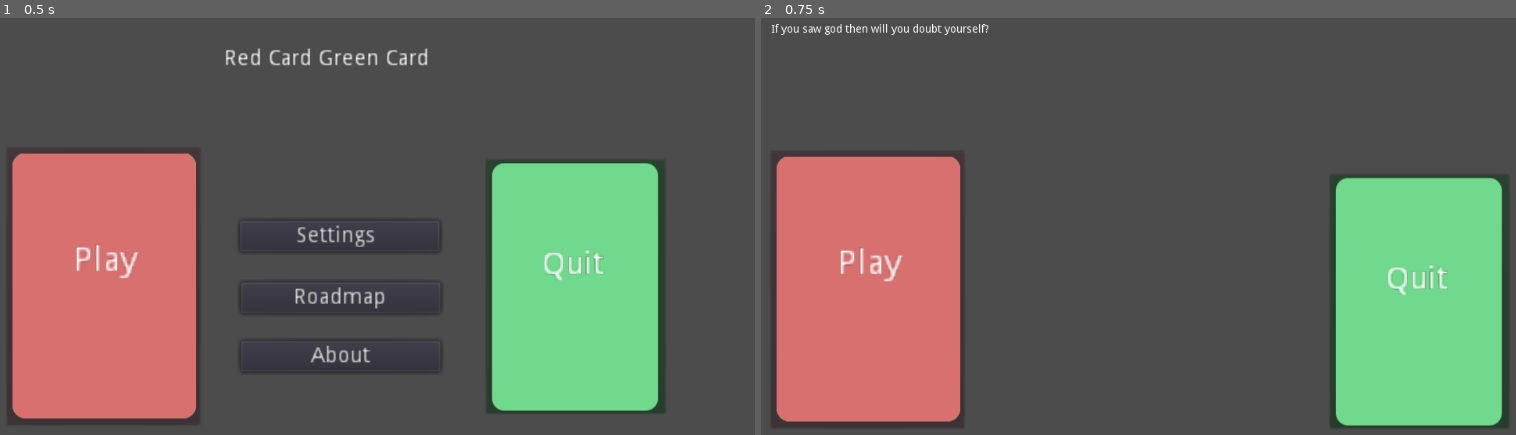
Above: before the commit, frames 1-2 (left to right).
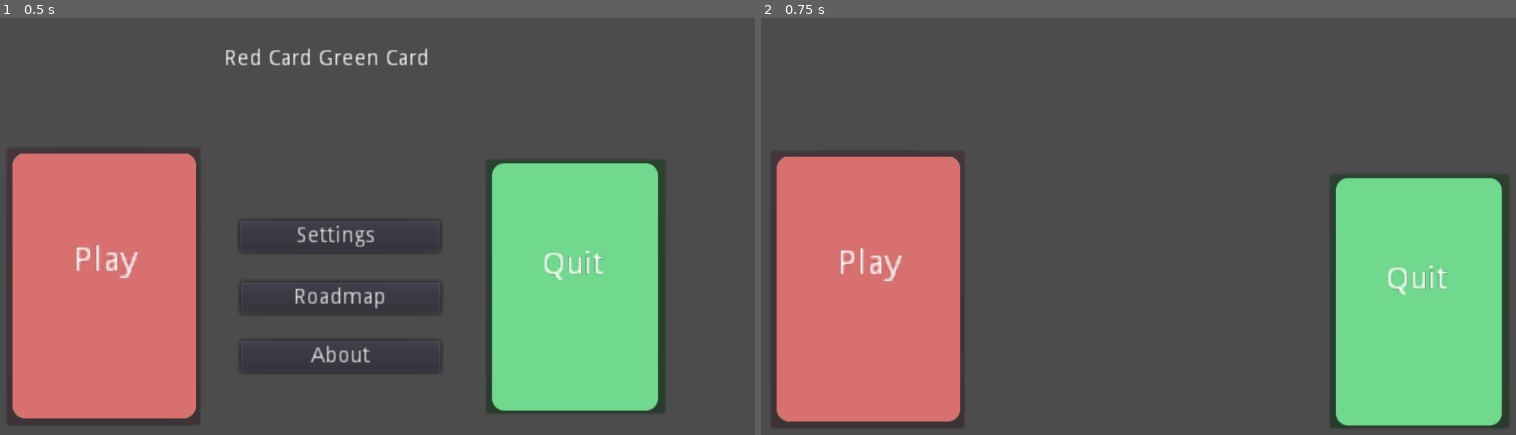
Above: after the commit, the same moments.

Repository: Nominprogramer/Game
Game: Godot game, scene res://Node2D.tscn
Same seed, same stepped clock (60 frames per second), same inputs: the game is played once before the commit and once after it.
Inputs (mouse positions are in pixels of both pictures, inside the frame that each line leads up to):
- Up to frame 1 (0.5 s): no input
- Up to frame 2 (0.75 s): click (866, 284) at 0.5 s

Frame 1 is identical in both runs. In frame 2, 0.3% of the frame differs, in the area x 1-31%, y 1-5%.
Error after the commit: Parse Error: At "get_child()" call, argument 1. The passed argument's type (GDScriptNativeClass) doesn't match the function's expected argument type (int). (re…

Commit message:
added camera springs (unstable)

Diff:
--- a/godot/2.gd
+++ b/godot/2.gd
@@ -13,12 +13,14 @@
 	"answers":["NO","No","Nope","Bad","Million Dollars"]
 }
 
+var red_label = $Redcard.get_child(Label)
+var green_label = $Greencard.get_child(Label)
 
 
 
 func _physics_process(delta: float) -> void:
-	$No.text = answers_2.answers[current]
-	$Yes.text = answers_1.answers[current]
+	red_label.text = answers_2.answers[current]
+	green_label.text = answers_1.answers[current]
 	$Label.text = questions.questions[current]
 	if $Storer.data.has("God's Devotee"):
 		get_tree().change_scene("res://Node2D.tscn")
--- a/godot/assets/Redcard.tscn
+++ b/godot/assets/Redcard.tscn
@@ -23,7 +23,7 @@
 "_edit_use_anchors_": false
 }
 
-[node name="RichTextLabel2" type="RichTextLabel" parent="."]
+[node name="label" type="RichTextLabel" parent="."]
 margin_left = -37.0
 margin_top = -52.0
 margin_right = -9.0
@@ -31,7 +31,8 @@
 rect_scale = Vector2( 3, 3 )
 text = "Play"
 __meta__ = {
-"_edit_use_anchors_": false
+"_edit_use_anchors_": false,
+"_editor_description_": ""
 }
 
 [connection signal="pressed" from="play" to="play" method="_on_redcard_pressed"]
Not shown, changed: godot/scripts/new_script.vs
